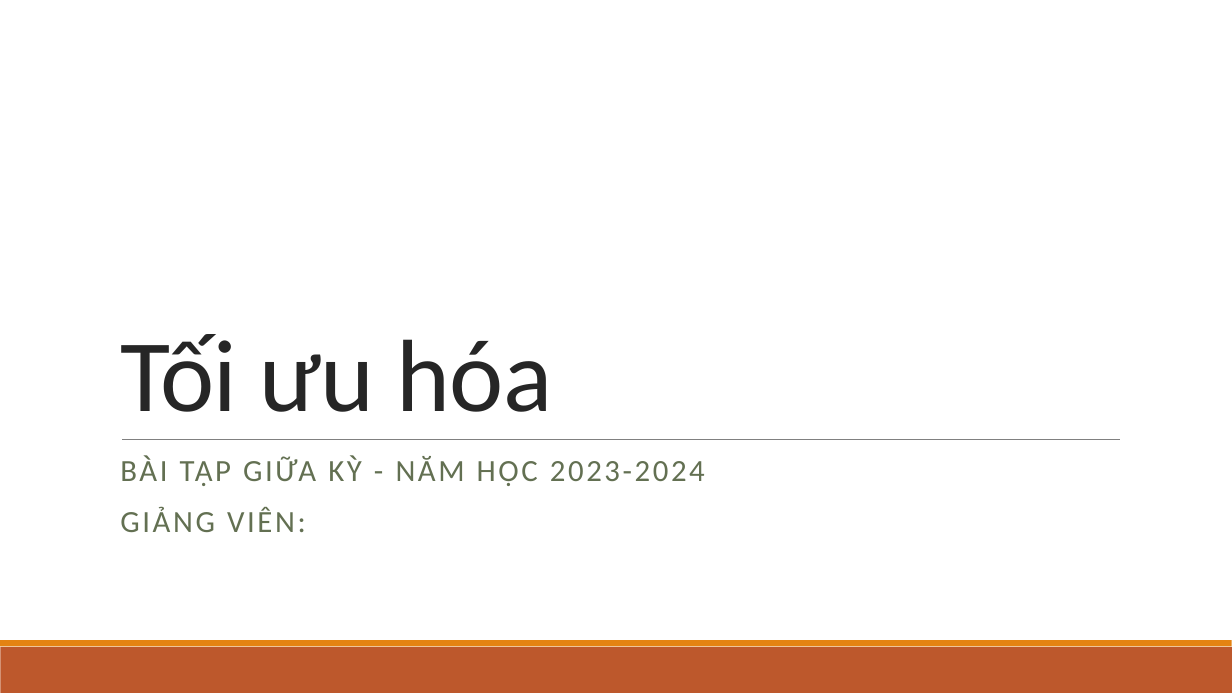
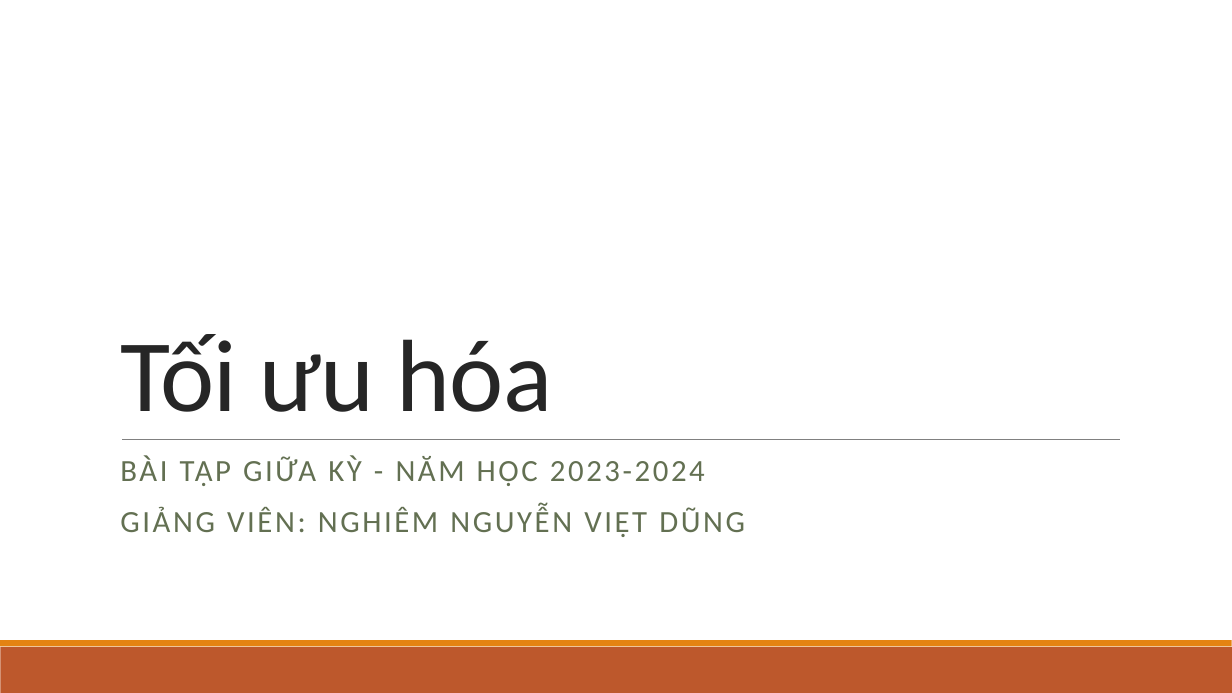
Before and after one commit to nmq443/Midterm, a slide deck: slide 1 of Tối ưu hóa.pptx. Drawn at 1232x693 pixels with LibreOffice and Linux fonts; fonts in the diff are those of the drawing. Boxes give left, top, right and bottom in pixels: in the first picture for what was removed or moved away, otherwise in the second. Text is boxed around its words. In the diff, an @@ line names an element or a change of style, - is before the commit and + after.

```diff
--- a/Tối ưu hóa.pptx
+++ b/Tối ưu hóa.pptx
@@ subtitle at <box>120,506,745,537</box>: text changed @@
-GIẢNG VIÊN:
+GIẢNG VIÊN: NGHIÊM NGUYỄN VIỆT DŨNG
```
Also in this commit, not shown: 2 other slides changed, 2 slides added, 4 other files.
